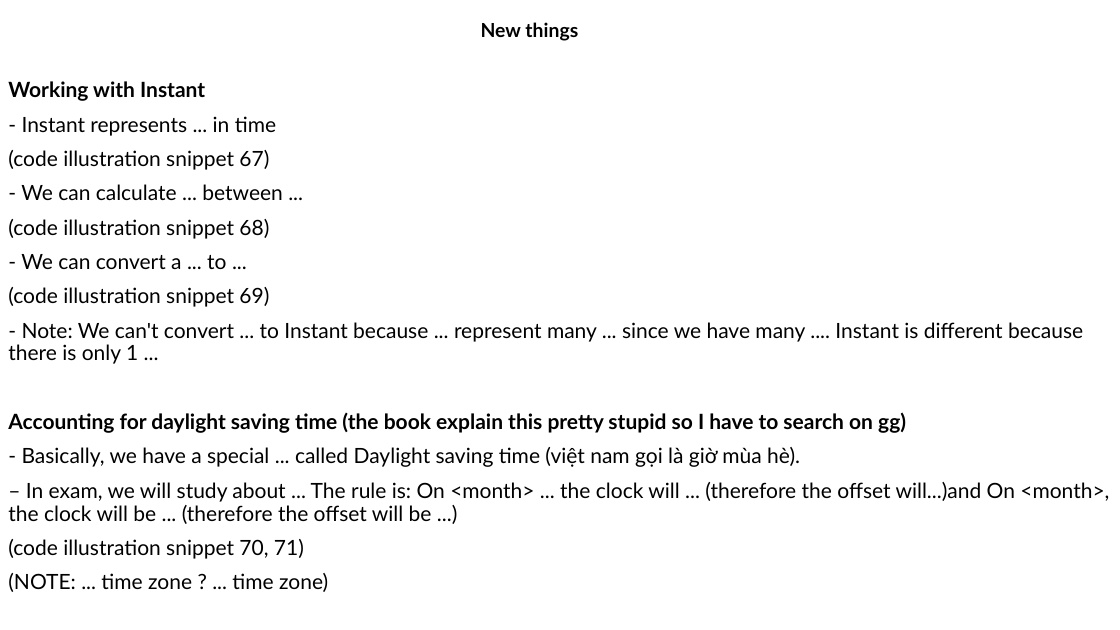
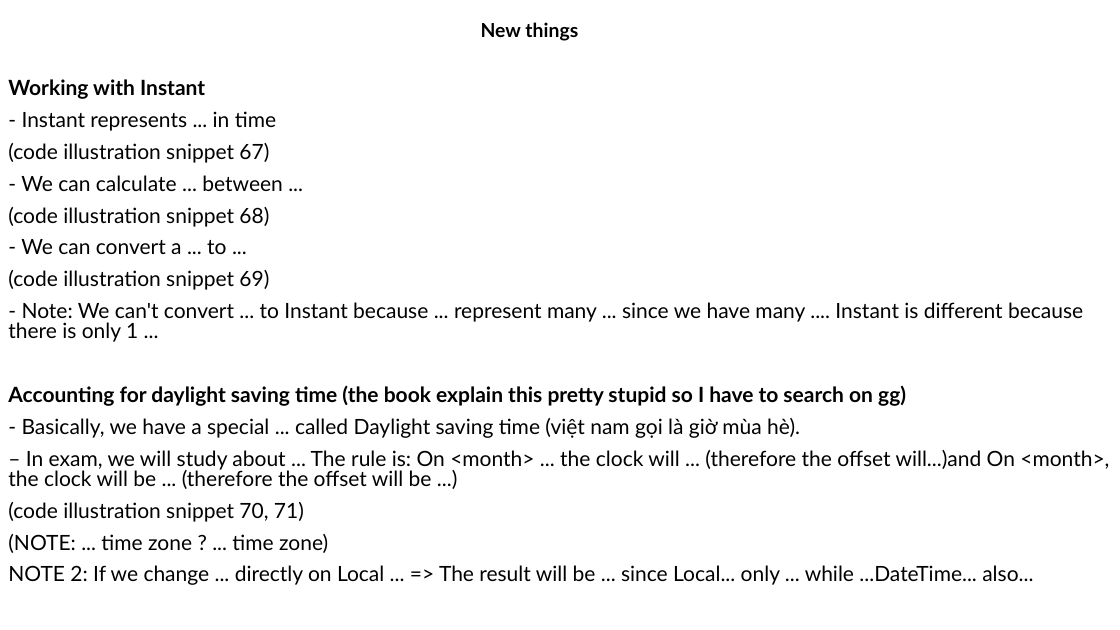
Before and after one commit to MaiDinhVinh/CS-Java, a slide deck: slide 26 of OCP17/old progress/JSE17 Migration.pptx. Drawn at 1120x630 pixels with LibreOffice and Linux fonts; fonts in the diff are those of the drawing. Boxes give left, top, right and bottom in pixels: in the first picture for what was removed or moved away, otherwise in the second. Text is boxed around its words. In the diff, an @@ line names an element or a change of style, - is before the commit and + after.

```diff
--- a/OCP17/old progress/JSE17 Migration.pptx
+++ b/OCP17/old progress/JSE17 Migration.pptx
@@ text at [8, 79, 1109, 553]: line spacing 0.9 to 0.8 @@
@@ text at [8, 565, 1033, 585]: paragraph added @@
+NOTE 2: If we change ... directly on Local ... => The result will be ... since Local... only ... while ...DateTime... also...
```
Also in this commit, not shown: 4 other slides changed.
